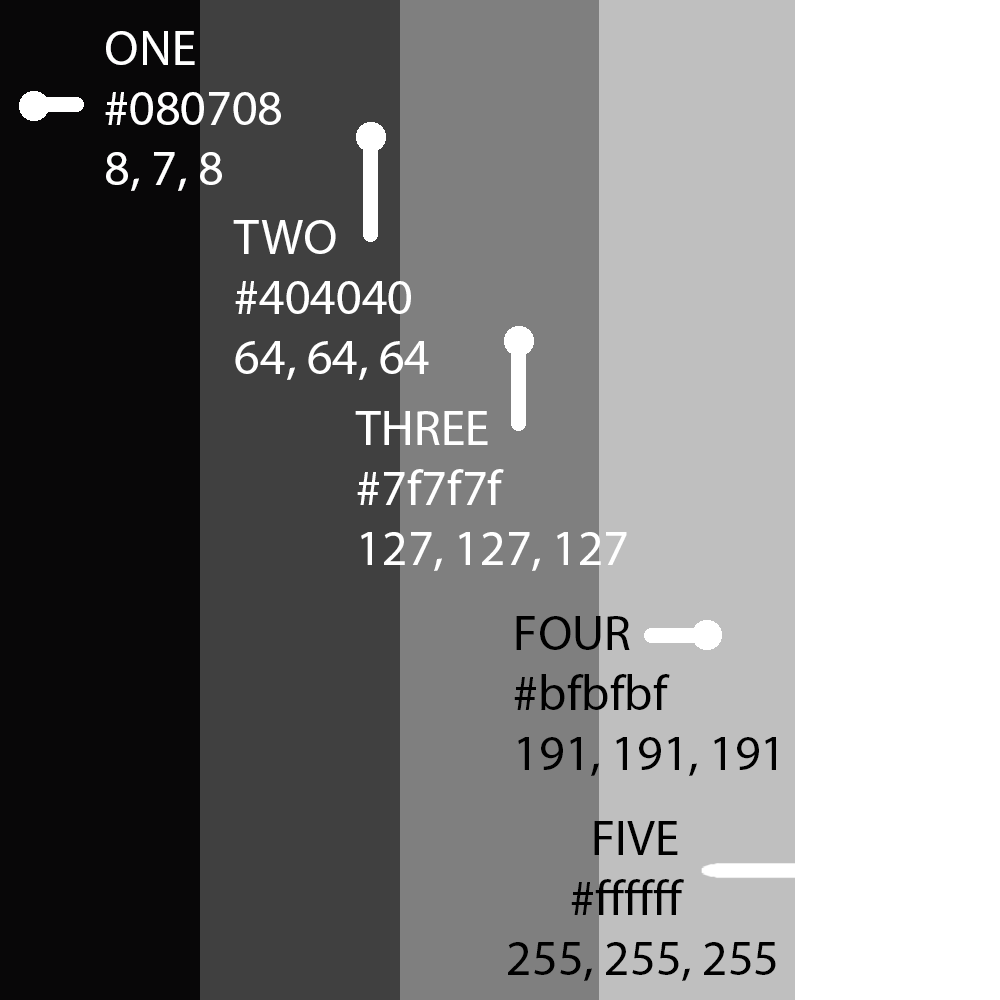
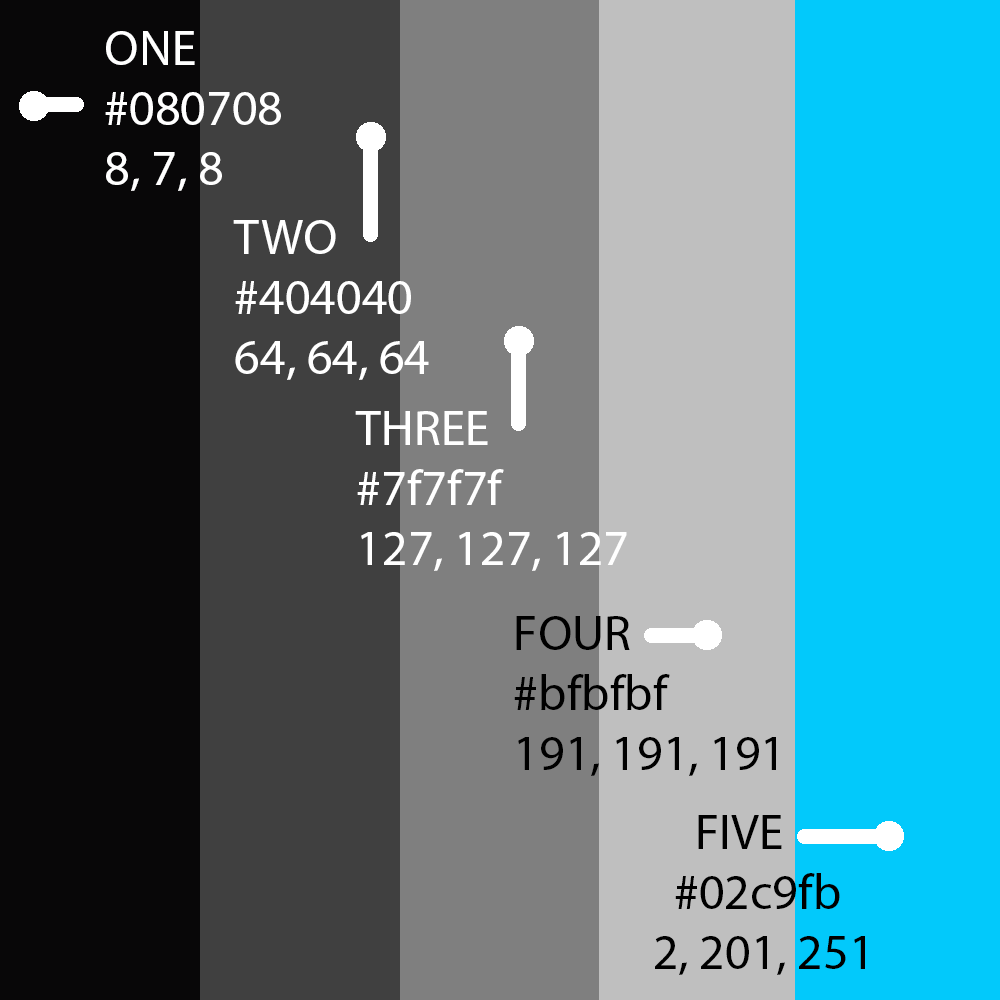
Revision of a layered 1000px x 1000px image; what changed, layer by layer:
painted on "Pointers" over [701, 855, 931, 885]
painted on "FIVE" over [508, 815, 865, 981]
renamed "#ffffff" to "#02c9fb", painted on it over [795, 0, 1000, 1000]
